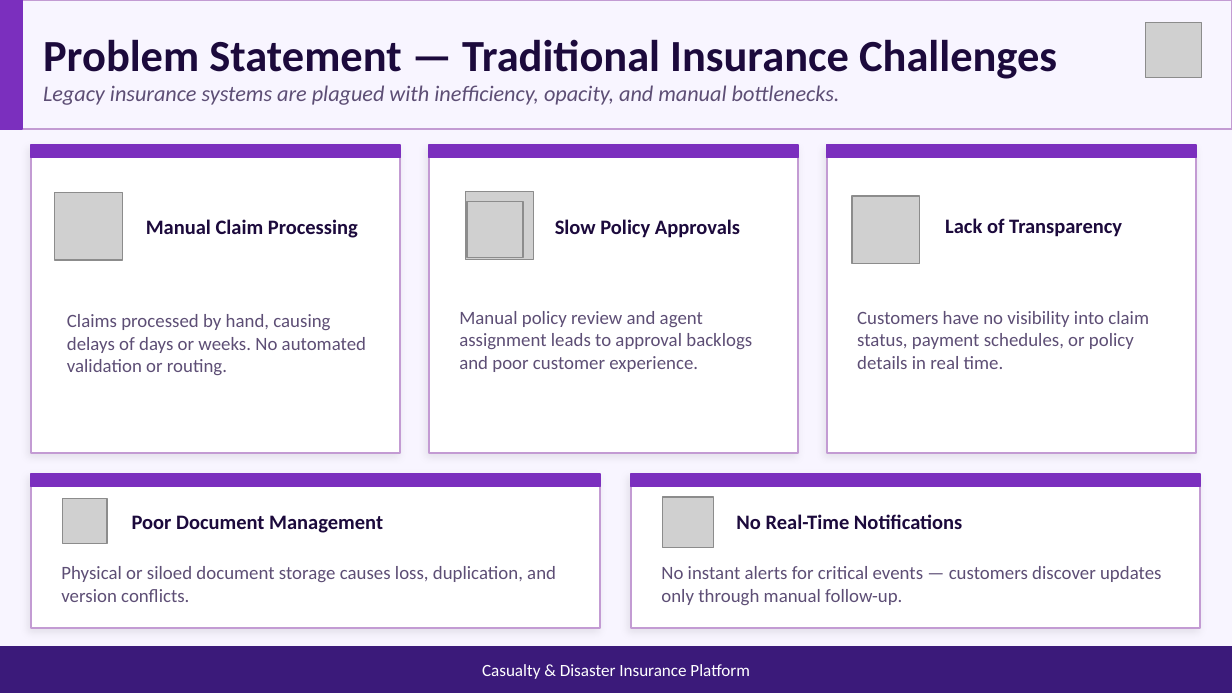
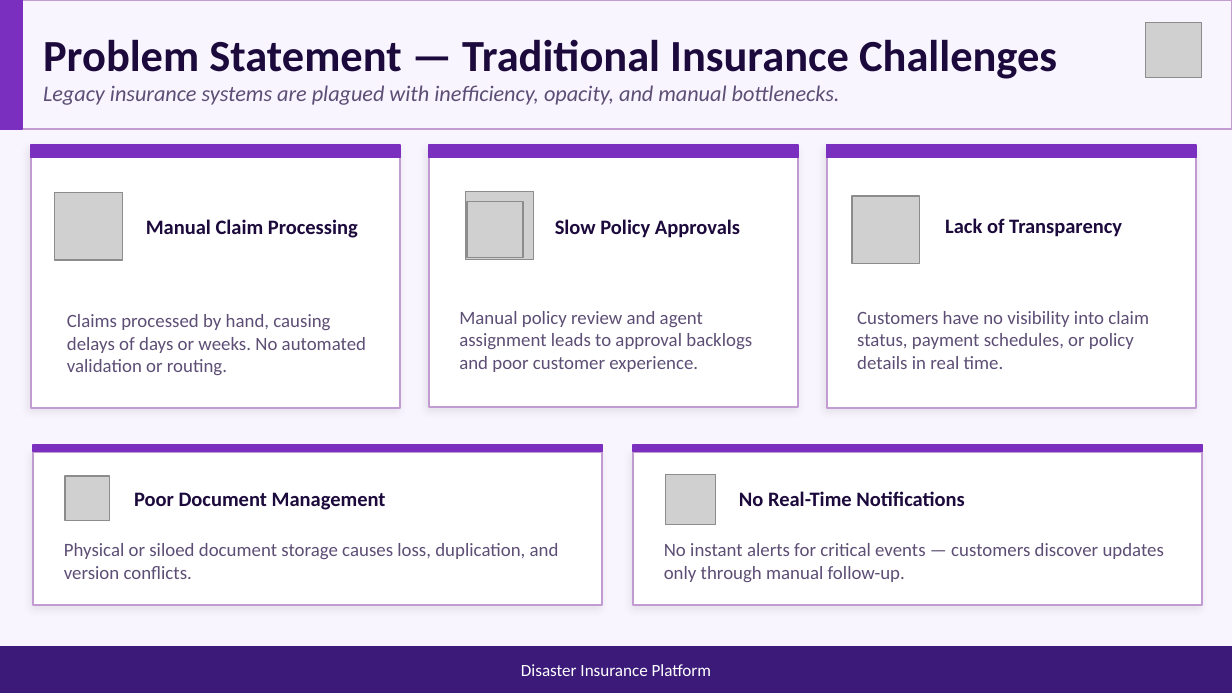
Before and after one commit to goutham4126/GOUTHAM, a slide deck: slide 2 of documents/insurance_capstone.pptx. Drawn at 1232x693 pixels with LibreOffice and Linux fonts; fonts in the diff are those of the drawing; grey boxes stand for pictures. Boxes give left, top, right and bottom in pixels: in the first picture for what was removed or moved away, otherwise in the second. Text is boxed around its words. In the diff, an @@ line names an element or a change of style, - is before the commit and + after.

```diff
--- a/documents/insurance_capstone.pptx
+++ b/documents/insurance_capstone.pptx
@@ rectangle: place and size @@
-rectangle at box(31, 145, 400, 453)
+rectangle at box(31, 145, 400, 408)
@@ rectangle: place and size @@
-rectangle at box(429, 145, 798, 453)
+rectangle at box(429, 145, 798, 407)
@@ rectangle: place and size @@
-rectangle at box(827, 145, 1196, 453)
+rectangle at box(827, 145, 1196, 408)
@@ rectangle: place and size @@
-rectangle at box(31, 474, 600, 487)
+rectangle at box(33, 446, 602, 452)
@@ rectangle at box(33, 446, 602, 452): mirrored @@
@@ rectangle at box(633, 446, 1202, 452): mirrored @@
@@ rectangle: place and size @@
-rectangle at box(631, 474, 1200, 487)
+rectangle at box(633, 446, 1202, 452)
@@ 2 pictures, 2 rectangles, 1 text: place and size @@
-2 pictures, 2 rectangles, 1 text at box(31, 474, 1200, 628)
+2 pictures, 2 rectangles, 1 text at box(33, 451, 1202, 605)
@@ 3 texts: place and size @@
-3 texts at box(61, 514, 1161, 605)
+3 texts at box(64, 491, 1164, 582)
@@ text at box(521, 664, 711, 676): text changed @@
-Casualty & Disaster Insurance Platform
+Disaster Insurance Platform
```
Also in this commit, not shown: 8 other slides changed, 2 slides removed.
